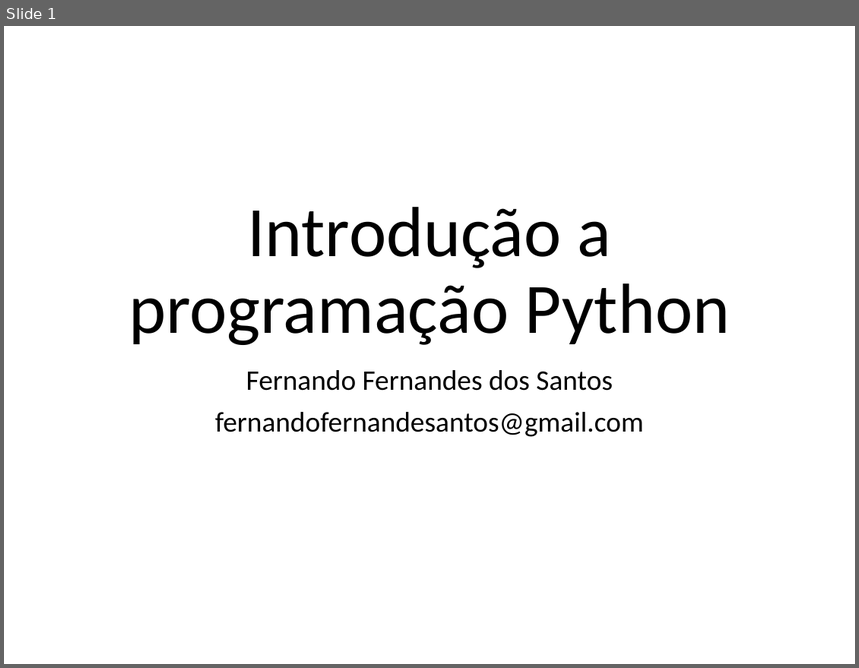
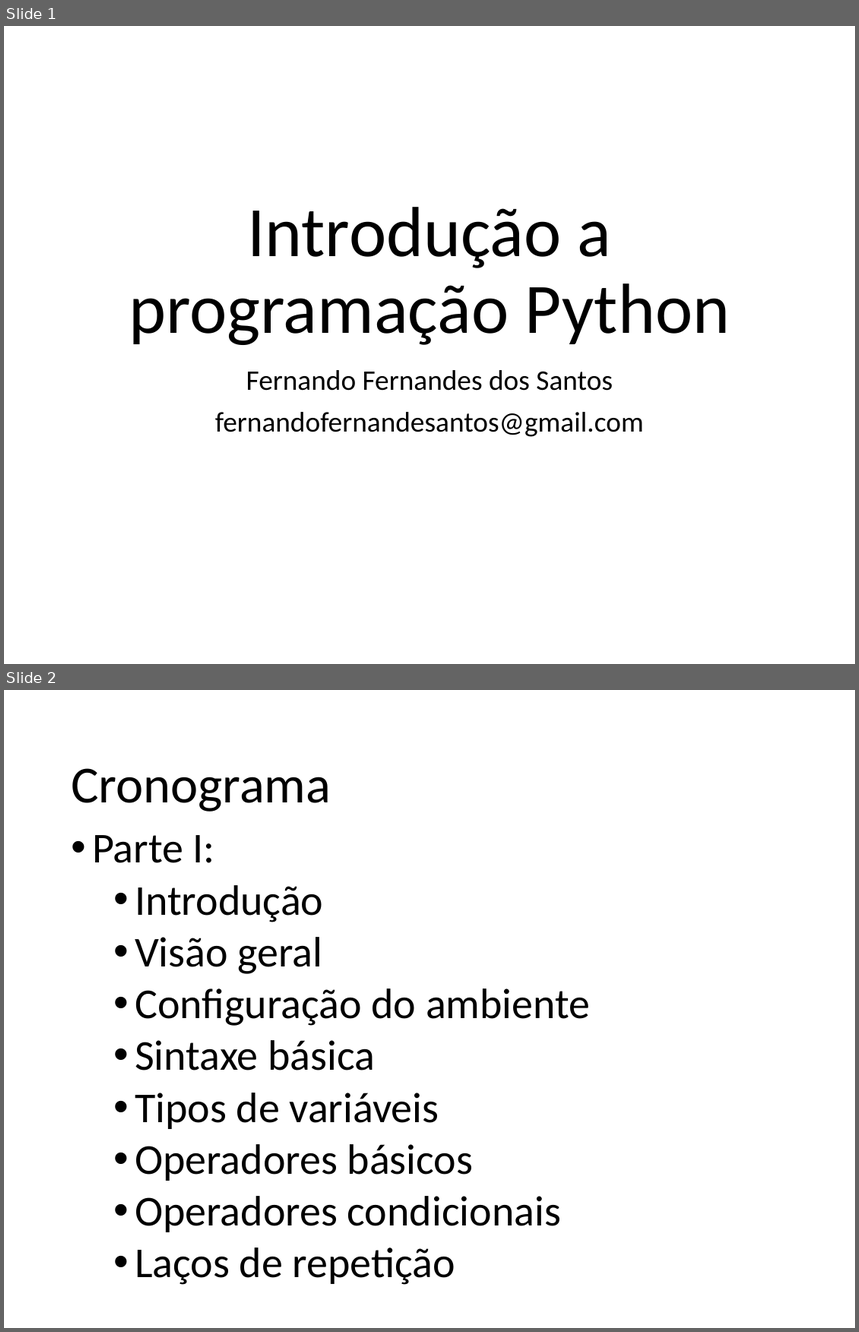
Before and after one commit to fernandoFernandeSantos/minicurso_python_2019, a slide deck: aula.pptx. Shown one above the other, each under a label of ours: slide 1 before the commit, slides 1 and 2 after it. The pictures are 859x668 and 859x1332 pixels, drawn with LibreOffice and Linux fonts; fonts in the diff are those of the drawing. Boxes give left, top, right and bottom in pixels: in the first picture for what was removed or moved away, otherwise in the second. Text is boxed around its words. In the diff, an @@ line names an element or a change of style, - is before the commit and + after.

```diff
--- a/aula.pptx
+++ b/aula.pptx
@@ slide 2 added at bbox=[4, 690, 855, 1328], background #FFFFFF @@
@@ title added at bbox=[71, 768, 331, 812], 44 pt, text #000000 @@
+Cronograma
@@ text added at bbox=[92, 835, 590, 1285], 36 pt, text #000000 @@
+• Parte I:
+  • Introdução
+  • Visão geral
+  • Configuração do ambiente
+  • Sintaxe básica
+  • Tipos de variáveis
+  • Operadores básicos
+  • Operadores condicionais
+  • Laços de repetição
```
Also in this commit, not shown: 41 other slides added, 4 other files.
